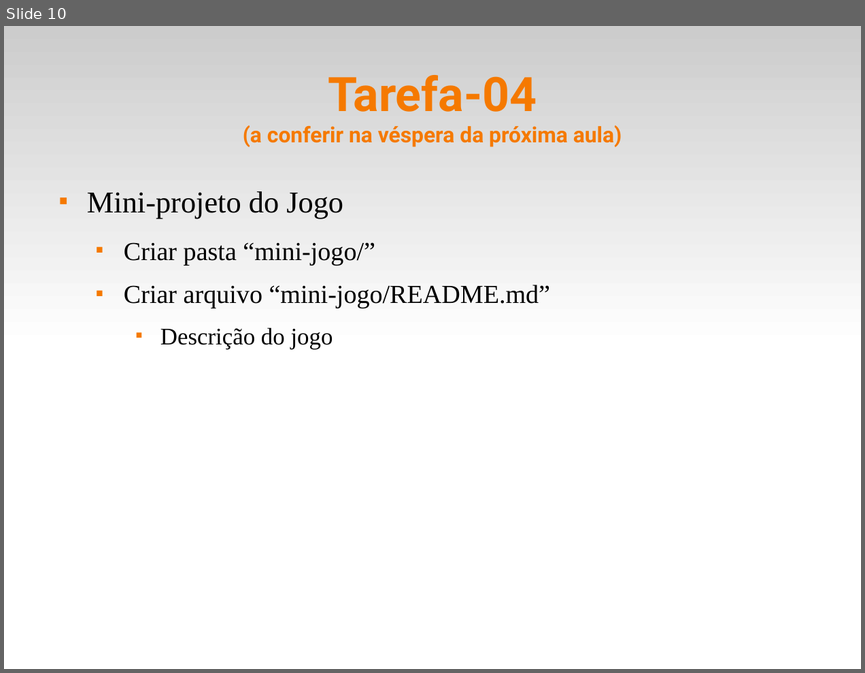
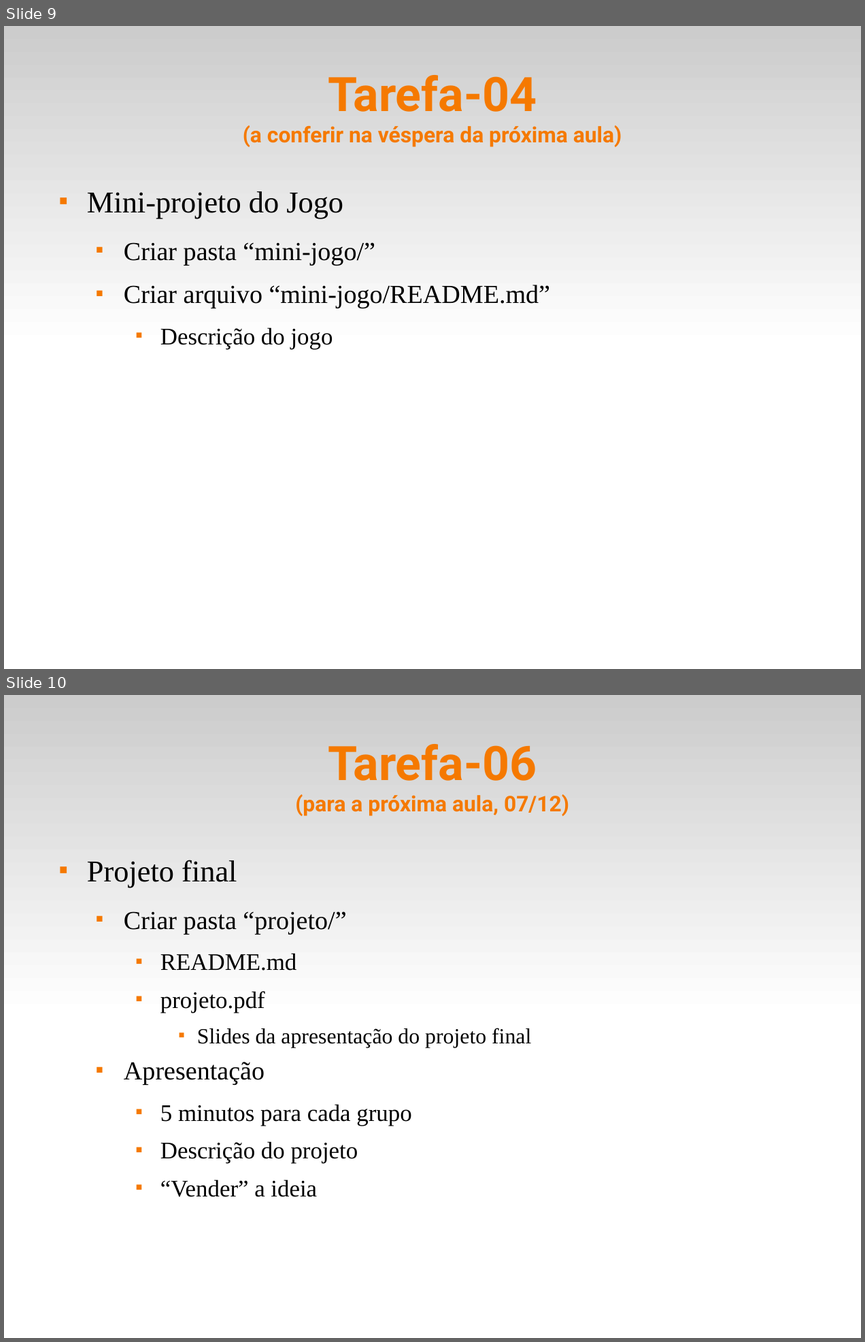
Before and after one commit to fsantanna-uerj/reativos, a slide deck: slides/00_intro.odp. Shown one above the other, each under a label of ours: slide 10 before the commit, slides 9 and 10 after it. The pictures are 865x673 and 865x1342 pixels, drawn with LibreOffice and Linux fonts; fonts in the diff are those of the drawing. Boxes give left, top, right and bottom in pixels: in the first picture for what was removed or moved away, otherwise in the second. Text is boxed around its words. In the diff, an @@ line names an element or a change of style, - is before the commit and + after.

Commit message:
(>) calendario (+) projeto final

```diff
--- a/slides/00_intro.odp
+++ b/slides/00_intro.odp
@@ slide 10 added at <box>4,695,861,1338</box>, background #FFFFFF; not listed: 1 template element that a slide beside it also shows @@
@@ title added at <box>295,744,569,816</box>, 20 pt, text #F57900, bold @@
+Tarefa-06
+(para a próxima aula, 07/12)
@@ text added at <box>87,860,531,1197</box>, 22 pt, text #000000 @@
+■ Projeto final
+  ■ Criar pasta “projeto/”
+    ■ README.md
+    ■ projeto.pdf
+      ■ Slides da apresentação do projeto final
+  ■ Apresentação
+    ■ 5 minutos para cada grupo
+    ■ Descrição do projeto
+    ■ “Vender” a ideia
@@ what was slide 10 is now slide 9 @@
```
Also in this commit, not shown: 1 slide changed, 1 other file.
